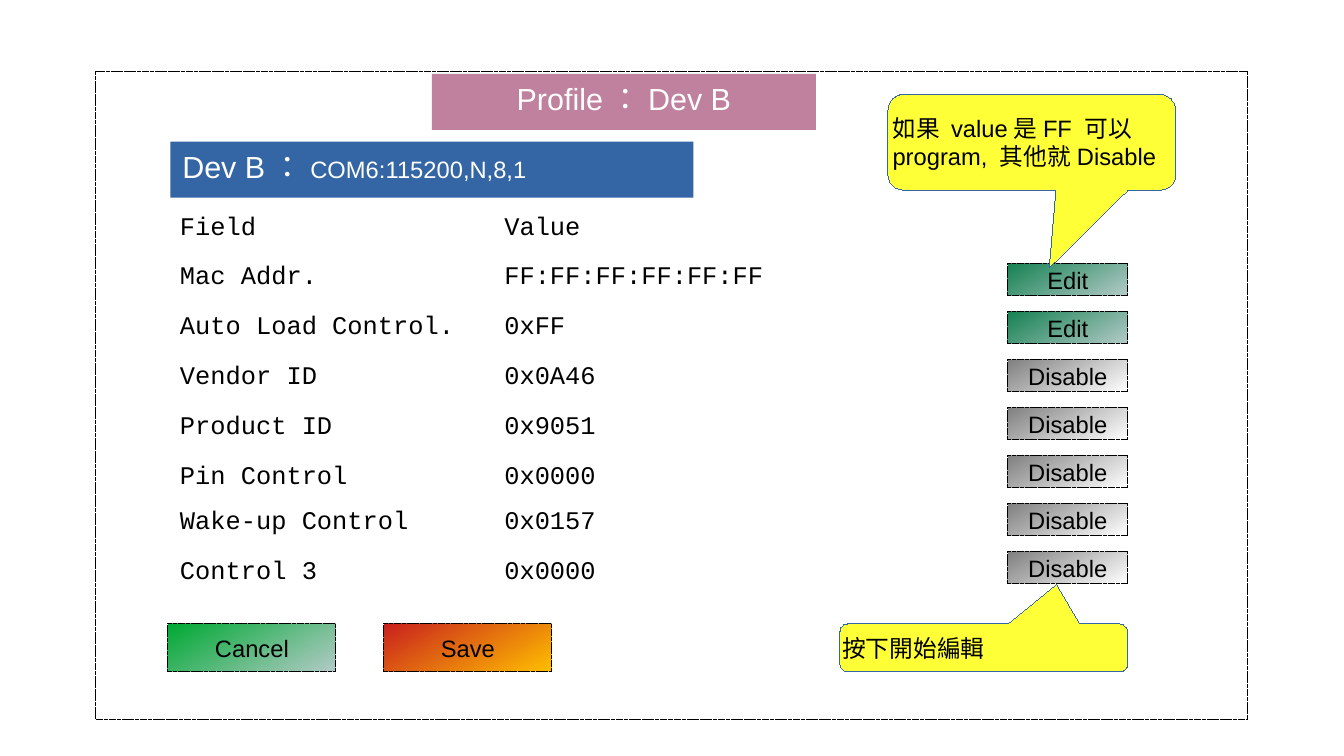
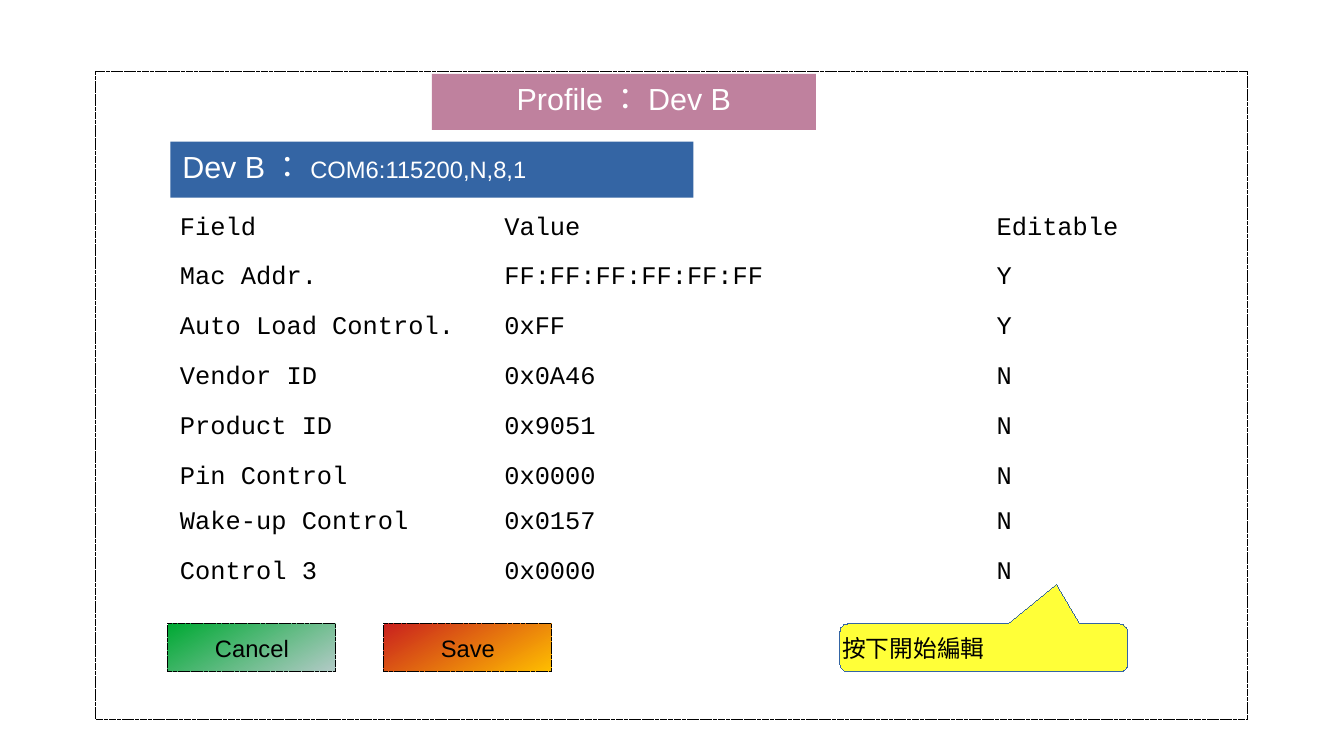
Before and after one commit to tomjpsun/obsidianVaults, a slide deck: slide 3 of DM9051A OTP 燒錄專案/8051A OTP GUI.odp. Drawn at 1344x756 pixels with LibreOffice and Linux fonts; fonts in the diff are those of the drawing. Boxes give left, top, right and bottom in pixels: in the first picture for what was removed or moved away, otherwise in the second. Text is boxed around its words. In the diff, an @@ line names an element or a change of style, - is before the commit and + after.

Commit message:
vault backup: 2023-12-15 14:25:26
Affected files:
DM9051A OTP 燒錄專案/.~lock.8051A OTP GUI.odp#
DM9051A OTP 燒錄專案/8051A OTP GUI.odp

```diff
--- a/DM9051A OTP 燒錄專案/8051A OTP GUI.odp
+++ b/DM9051A OTP 燒錄專案/8051A OTP GUI.odp
@@ rounded speech box removed at (888, 94, 1176, 190) @@
-如果 value是FF 可以program, 其他就Disable
@@ table at (168, 204, 1153, 601) @@
-row 1, column 3: 
+row 1, column 3: Editable
-row 2, column 3: 
+row 2, column 3: Y
-row 3, column 3: 
+row 3, column 3: Y
-row 4, column 3: 
+row 4, column 3: N
-row 5, column 3: 
+row 5, column 3: N
-row 6, column 3: 
+row 6, column 3: N
-row 7, column 3: 
+row 7, column 3: N
-row 8, column 3: 
+row 8, column 3: N
@@ rectangle removed at (1009, 265, 1128, 296) @@
-Edit
@@ rectangle removed at (1009, 312, 1128, 344) @@
-Edit
@@ rectangle removed at (1009, 360, 1128, 391) @@
-Disable
@@ rectangle removed at (1009, 409, 1128, 440) @@
-Disable
@@ rectangle removed at (1009, 456, 1128, 488) @@
-Disable
@@ rectangle removed at (1009, 504, 1128, 535) @@
-Disable
@@ rectangle removed at (1009, 552, 1128, 584) @@
-Disable
```
Also in this commit, not shown: 1 other file.
